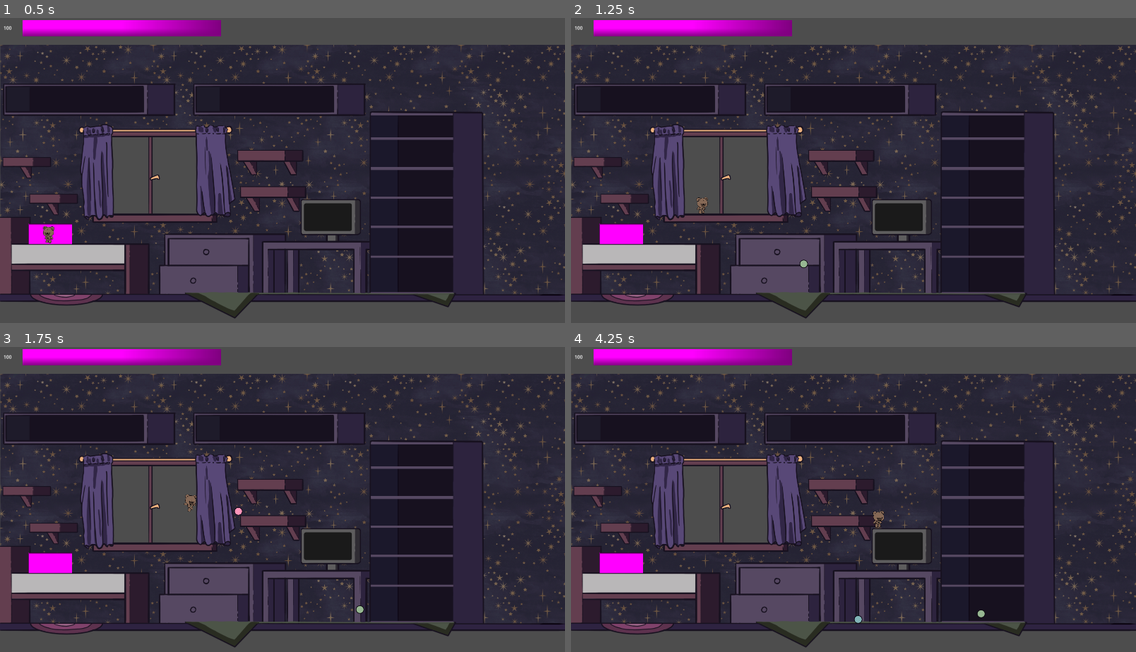
Above: before the commit, frames 1-4 (two rows, left to right).
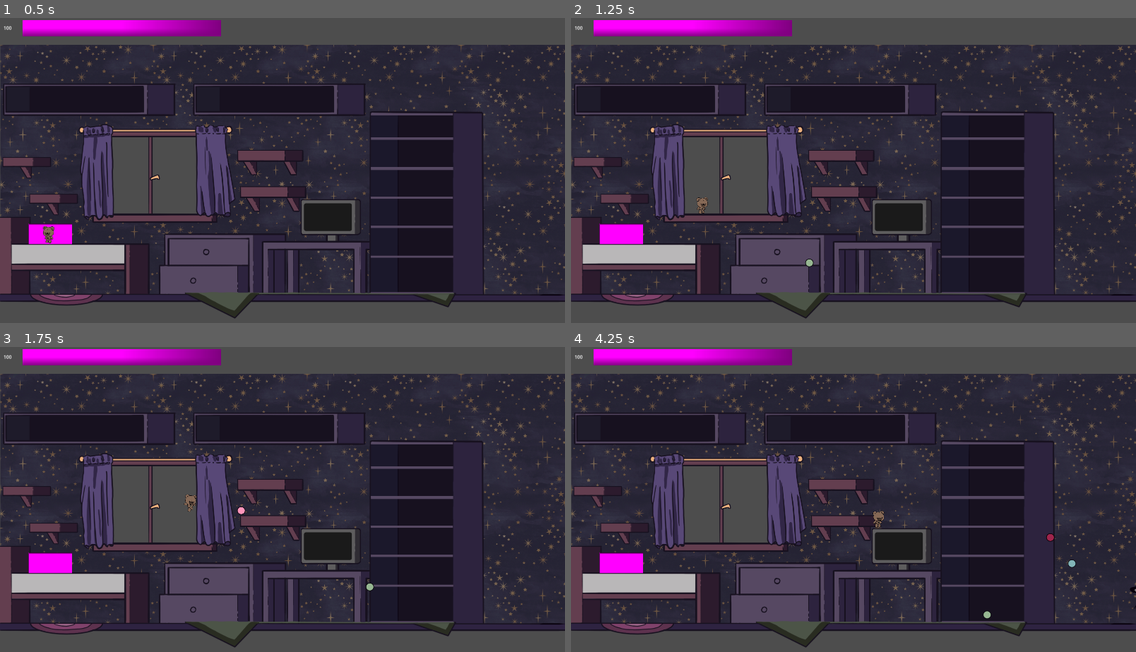
Above: after the commit, the same moments.

Repository: Karanval/CatStack
Game: Godot game, scene res://Scenes/TestScene/TestScene.tscn
Two runs of this game, one before a commit and one after it. Both use one fixed random seed, a clock stepped at 60 frames per second and the inputs below.
Inputs (mouse positions are in pixels of both pictures, inside the frame that each line leads up to):
- Up to frame 1 (0.5 s): no input
- Up to frame 2 (1.25 s): tap Enter at 0.5 s; move the mouse to (977, 161) at 0.52 s; press the mouse at (977, 161) at 0.53 s; hold D (Right) from 0.53 s (still down); tap Space (Jump) at 0.77 s
- Up to frame 3 (1.75 s): keep holding D (Right); move the mouse to (169, 520) at 1.27 s; release the mouse at (169, 520) at 1.28 s; click (169, 520) at 1.35 s; tap Space (Jump) at 1.52 s
- Up to frame 4 (4.25 s): move the mouse to (910, 435) at 2.02 s; release D (Right) at 2.03 s; press the mouse at (910, 435) at 2.03 s; hold A (Left) 2.03-2.78 s; move the mouse to (825, 569) at 2.77 s; release the mouse at (825, 569) at 2.78 s; hold D (Right) from 2.78 s (still down); click (825, 569) at 2.85 s; tap Space (Jump) at 3.02, 3.77 s; move the mouse to (1023, 554) at 3.52 s; press the mouse at (1023, 554) at 3.53 s

Frame 1 is identical in both runs. In frame 2, less than 0.1% of the frame differs, in the area x 40-43%, y 78-82%; in frame 3, less than 0.1%; in frame 4, 0.2%, in the area x 50-100%, y 61-91%.

Commit message:
Fix ball bounce

Diff:
--- a/Scenes/Bullet/GravityBullet.gd
+++ b/Scenes/Bullet/GravityBullet.gd
@@ -19,9 +19,6 @@
 	max_contacts_reported = 1
 	$DestroyTimer.start(LIFETIME_SECONDS)
 
-func _physics_process(delta: float) -> void:
-	move_and_collide(_velocity)
-
 # Bullet hits a monster
 func _on_body_entered(body: Node) -> void:
 	var monster := body as BaseMonster
--- a/Scenes/Bullet/GravityBullet.tscn
+++ b/Scenes/Bullet/GravityBullet.tscn
@@ -6,7 +6,7 @@
 
 [sub_resource type="PhysicsMaterial" id="PhysicsMaterial_1beoe"]
 friction = 0.0
-bounce = 0.1
+bounce = 0.8
 
 [sub_resource type="CircleShape2D" id="CircleShape2D_6dsri"]
 radius = 15.0
@@ -18,7 +18,7 @@
 physics_material_override = SubResource("PhysicsMaterial_1beoe")
 script = ExtResource("1_1beoe")
 DAMAGE = 25
-SPEED = 15
+SPEED = 1000
 
 [node name="Sprite2D" type="Sprite2D" parent="."]
 scale = Vector2(0.5, 0.5)
